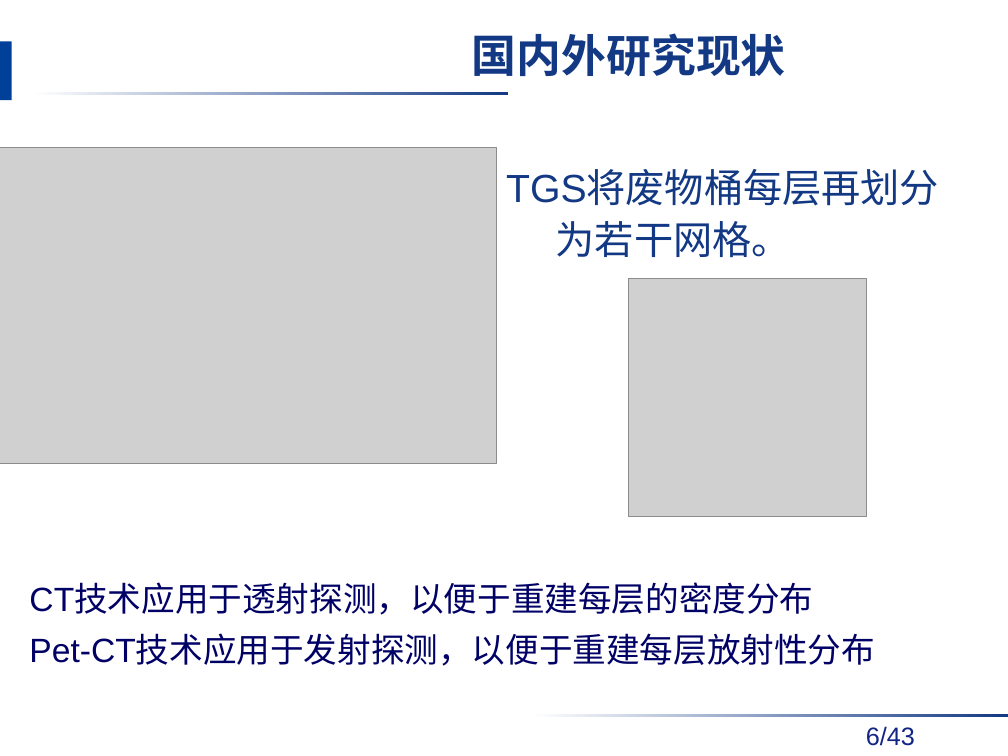
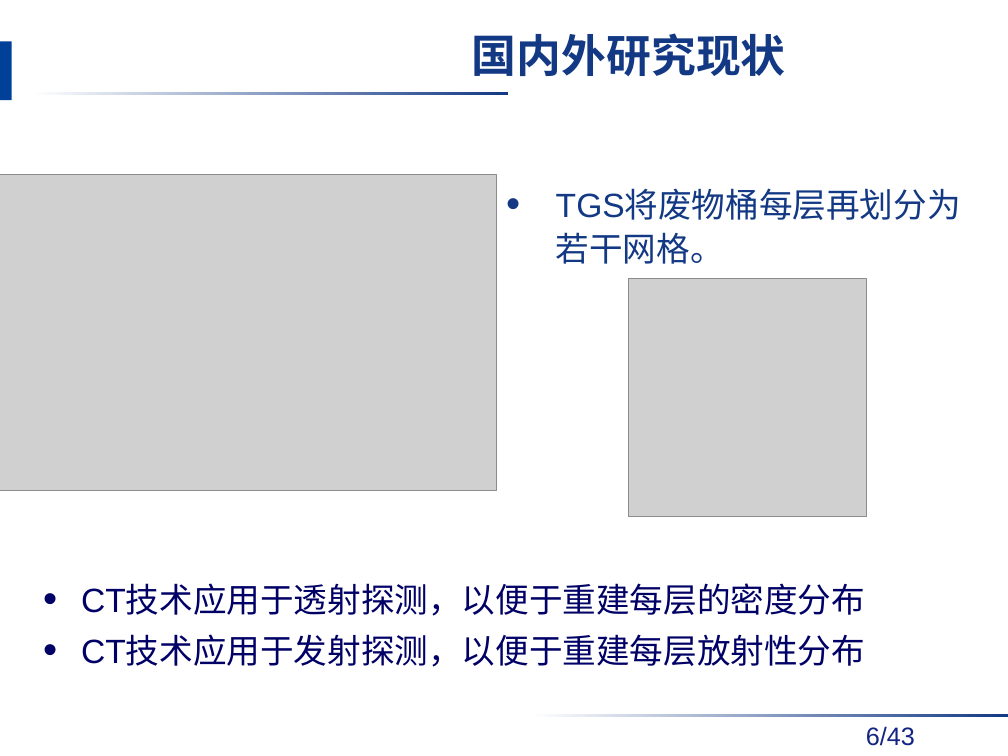
Before and after one commit to danxibao/NDAPapers, a slide deck: slide 6 of 答辩/毕业答辩报告v2-饶开源.pptx. Drawn at 1008x756 pixels with LibreOffice and Linux fonts; fonts in the diff are those of the drawing; grey boxes stand for pictures; background and template pictures are left out. Boxes give left, top, right and bottom in pixels: in the first picture for what was removed or moved away, otherwise in the second. Text is boxed around its words. In the diff, an @@ line names an element or a change of style, - is before the commit and + after.

```diff
--- a/答辩/毕业答辩报告v2-饶开源.pptx
+++ b/答辩/毕业答辩报告v2-饶开源.pptx
@@ picture: place and size @@
-picture at bbox=[0, 148, 496, 465]
+picture at bbox=[0, 174, 496, 491]
@@ text "TGS将废物桶每层再划分为若干网格。": place and size @@
-text "TGS将废物桶每层再划分为若干网格。" at bbox=[556, 221, 791, 257]
+text "TGS将废物桶每层再划分为若干网格。" at bbox=[556, 232, 724, 264]
@@ text "TGS将废物桶每层再划分为若干网格。" at bbox=[556, 232, 724, 264]: size 28 to 24 pt; bullet none to • @@
@@ text "CT技术应用于透射探测，以便于重建每层的密度分布": place and size @@
-text "CT技术应用于透射探测，以便于重建每层的密度分布" at bbox=[29, 584, 875, 666]
+text "CT技术应用于透射探测，以便于重建每层的密度分布" at bbox=[81, 585, 865, 667]
@@ text at bbox=[81, 585, 865, 616]: bullet none to • @@
@@ text at bbox=[81, 636, 865, 667]: text changed @@
-Pet-CT技术应用于发射探测，以便于重建每层放射性分布
+• CT技术应用于发射探测，以便于重建每层放射性分布
```
Also in this commit, not shown: 19 other slides changed, 2 slides added.
